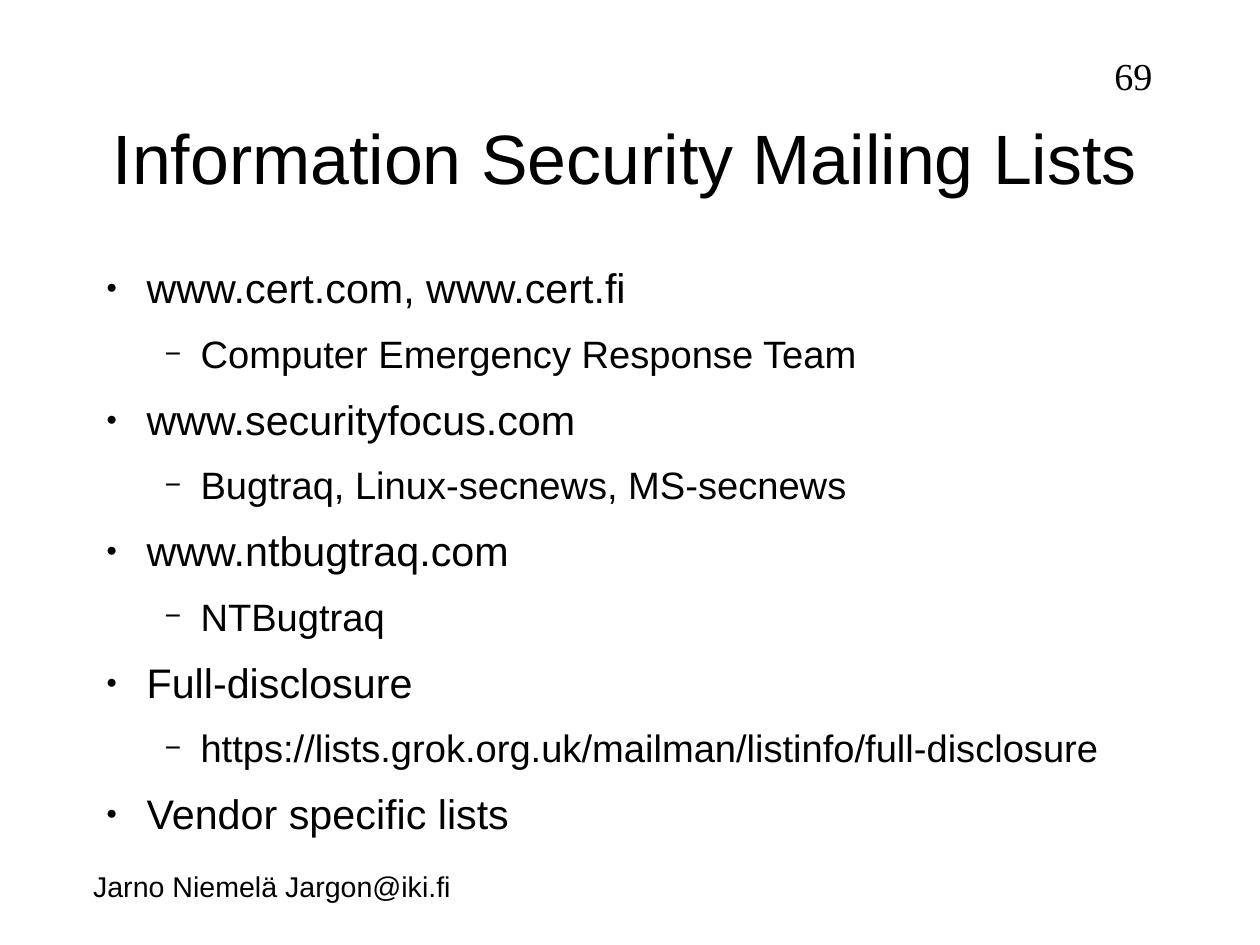
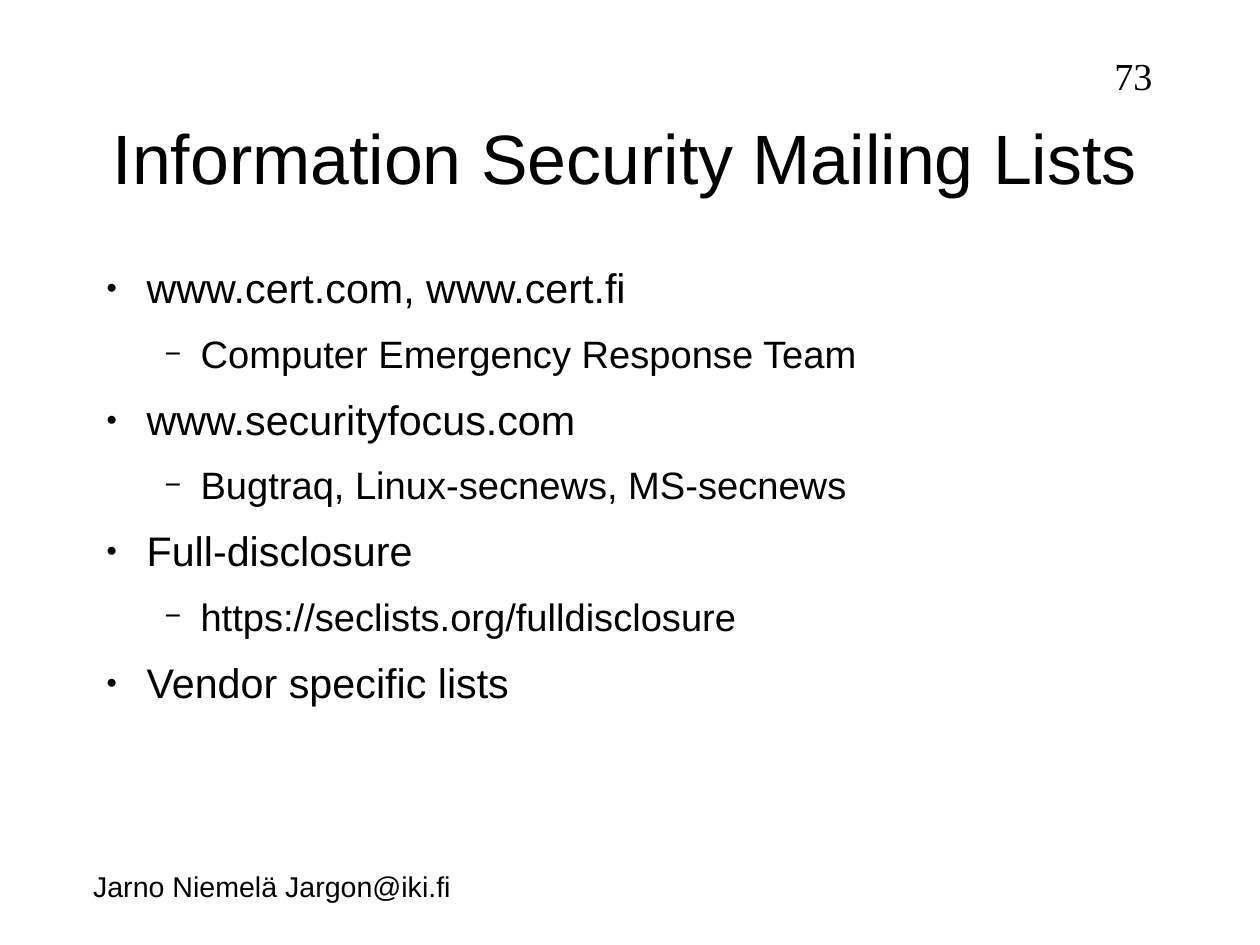
Before and after one commit to jarno-niemela/corporate_cyber_defence, a slide deck: slide 73 of Host security/Host security.odp (slide 69 before the commit). Drawn at 1260x945 pixels with LibreOffice and Linux fonts; fonts in the diff are those of the drawing; background and template pictures are left out. Boxes give left, top, right and bottom in pixels: in the first picture for what was removed or moved away, otherwise in the second. Text is boxed around its words. In the diff, an @@ line names an element or a change of style, - is before the commit and + after.

```diff
--- a/Host security/Host security.odp
+++ b/Host security/Host security.odp
@@ page number at (1114, 64, 1152, 91): text changed @@
-69
+73
@@ text at (147, 536, 509, 639): paragraphs removed @@
-● www.ntbugtraq.com
-  − NTBugtraq
@@ text at (201, 603, 737, 639): text changed @@
-  − https://lists.grok.org.uk/mailman/listinfo/full-disclosure
+  − https://seclists.org/fulldisclosure
```
Also in this commit, not shown: 13 other slides changed, 8 slides added, 4 slides removed.
